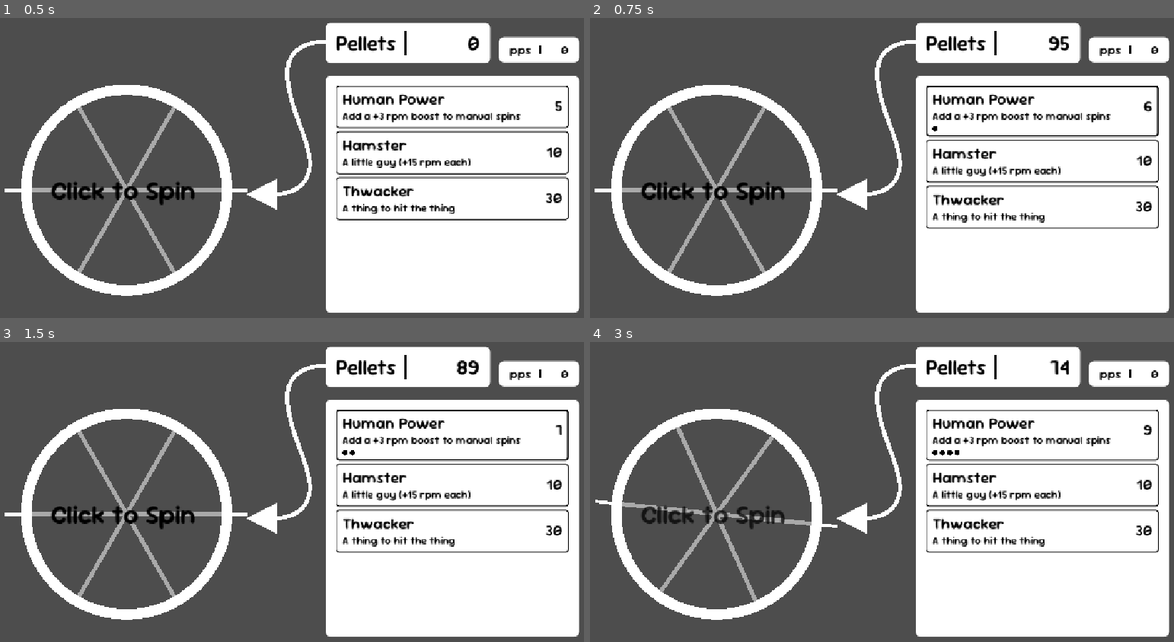
Above: before the commit, frames 1-4 (two rows, left to right).
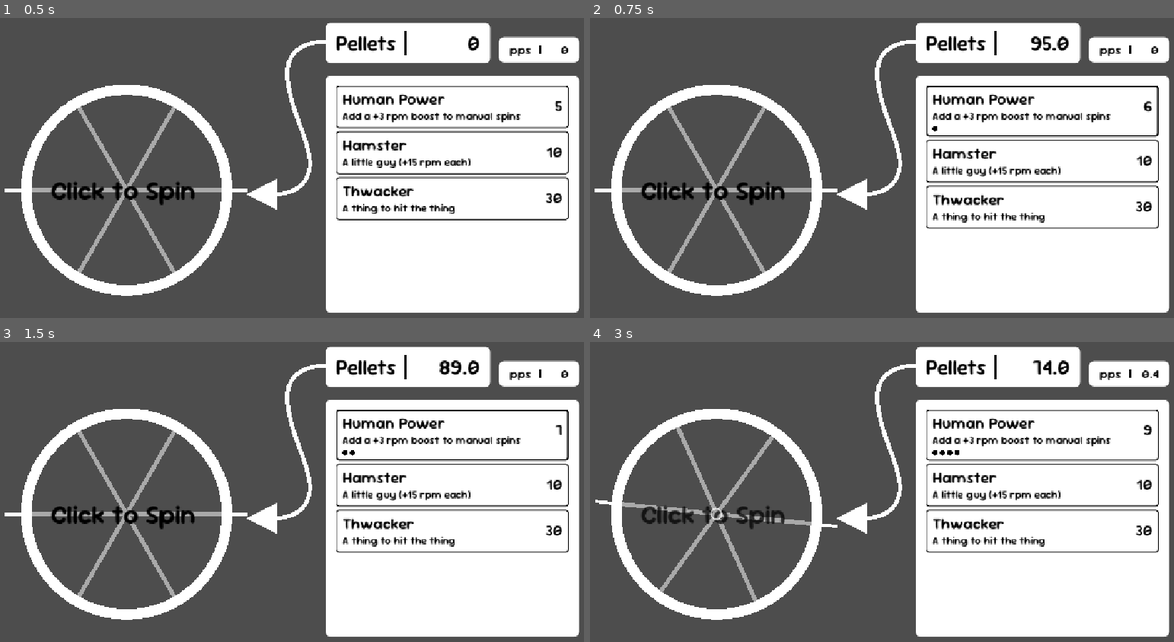
Above: after the commit, the same moments.

Repository: Raisinaut/juniper_dev_jam_2026
Game: Godot game, scene res://gameplay/world.tscn
Same seed, same stepped clock (60 frames per second), same inputs: the game is played once before the commit and once after it.
Inputs (mouse positions are in pixels of both pictures, inside the frame that each line leads up to):
- Up to frame 1 (0.5 s): no input
- Up to frame 2 (0.75 s): click (1039, 108) at 0.52 s
- Up to frame 3 (1.5 s): click (449, 435) at 1.27 s
- Up to frame 4 (3 s): click (1039, 435) at 2.02 s; tap Enter at 2.75 s; move the mouse to (718, 513) at 2.77 s; click (718, 513) at 2.92 s

Frame 1 is identical in both runs. In frame 2, 0.2% of the frame differs, in the area x 75-83%, y 6-29%; in frame 3, 0.2%; in frame 4, 0.3%, in the area x 20-98%, y 6-60%.

Commit message:
Click effect + resources can now load on exports In the future, remember to remove the .remap suffix when loading things

Diff:
--- a/godot/autoloads/attribute_manager.gd
+++ b/godot/autoloads/attribute_manager.gd
@@ -35,6 +35,7 @@
 	if dir:
 		dir.list_dir_begin()
 		for file: String in dir.get_files():
+			file = file.trim_suffix(".remap") # for export builds
 			var resource := load(dir.get_current_dir() + "/" + file)
 			contents.append(resource)
 	else:
--- /dev/null
+++ b/godot/gameplay/effects/click_effects/click_effects.gd
@@ -0,0 +1,14 @@
+extends Node2D
+
+## Effect scene should be of type Node2D.
+@export var effect : PackedScene
+
+func _input(event: InputEvent) -> void:
+	if event is InputEventMouseButton:
+		if event.is_pressed() and not event.is_echo():
+			create_effect(get_global_mouse_position())
+
+func create_effect(pos : Vector2) -> void:
+	var inst : Node2D = effect.instantiate()
+	call_deferred("add_child", inst)
+	inst.global_position = pos
--- /dev/null
+++ b/godot/gameplay/effects/click_effects/click_effects.tscn
@@ -0,0 +1,6 @@
+[gd_scene format=3 uid="uid://c1en65yujuk1q"]
+
+[ext_resource type="Script" uid="uid://b8n0rifircy1a" path="res://gameplay/effects/click_effects/click_effects.gd" id="1_fbi40"]
+
+[node name="ClickEffects" type="Node2D" unique_id=1509646332]
+script = ExtResource("1_fbi40")
--- /dev/null
+++ b/godot/gameplay/effects/click_effects/ring_effect.gd
@@ -0,0 +1,24 @@
+class_name RingEffect
+extends Node2D
+
+@export var max_radius : float = 30
+@export var width : float = 3.0
+@export var lifetime : float = 0.3
+
+var radius : float = 0 : set = set_radius
+
+func _ready() -> void:
+	_expand().finished.connect(queue_free)
+
+func _draw() -> void:
+	draw_circle(Vector2.ZERO, radius, Color.WHITE, false, width)
+
+func set_radius(val) -> void:
+	radius = val
+	modulate.a = inverse_lerp(max_radius, 0, radius)
+	queue_redraw()
+
+func _expand() -> Tween:
+	var t = create_tween().set_ease(Tween.EASE_OUT).set_trans(Tween.TRANS_SINE)
+	t.tween_method(set_radius, 0, max_radius, lifetime)
+	return t
--- /dev/null
+++ b/godot/gameplay/effects/click_effects/ring_effect.tscn
@@ -0,0 +1,6 @@
+[gd_scene format=3 uid="uid://48qx422v270l"]
+
+[ext_resource type="Script" uid="uid://cdqvjtkmqxutg" path="res://gameplay/effects/click_effects/ring_effect.gd" id="1_3hwlk"]
+
+[node name="RingEffect" type="Node2D" unique_id=1230821698]
+script = ExtResource("1_3hwlk")
--- a/godot/gameplay/ui/counter.gd
+++ b/godot/gameplay/ui/counter.gd
@@ -15,7 +15,7 @@
 	value = val
 	if hide_decimal:
 		val = int(round(val))
-	%ValueLabel.text = str(val)
+	%ValueLabel.text = str(val).pad_decimals(1)
 
 func set_label_settings(val) -> void:
 	label_settings = val
--- a/godot/gameplay/world.tscn
+++ b/godot/gameplay/world.tscn
@@ -9,6 +9,8 @@
 [ext_resource type="PackedScene" uid="uid://cw11hfws1f5t3" path="res://gameplay/ui/counter.tscn" id="6_3aytc"]
 [ext_resource type="PackedScene" uid="uid://b8t8300mivr15" path="res://gameplay/ui/upgrade_list.tscn" id="7_a7i81"]
 [ext_resource type="PackedScene" uid="uid://dajd2nsn3f3uy" path="res://gameplay/spawner/radial_spawner.tscn" id="7_rfe6v"]
+[ext_resource type="PackedScene" uid="uid://c1en65yujuk1q" path="res://gameplay/effects/click_effects/click_effects.tscn" id="10_sc5ct"]
+[ext_resource type="PackedScene" uid="uid://48qx422v270l" path="res://gameplay/effects/click_effects/ring_effect.tscn" id="11_0ohx2"]
 
 [sub_resource type="Curve2D" id="Curve2D_8ijeg"]
 _data = {
@@ -87,6 +89,7 @@
 offset_bottom = 103.0
 size_flags_vertical = 8
 title = "pps"
+hide_decimal = false
 label_settings = SubResource("LabelSettings_sc5ct")
 
 [node name="Currency" parent="." unique_id=2100069892 instance=ExtResource("6_3aytc")]
@@ -101,3 +104,6 @@
 offset_top = 128.0
 offset_right = 1120.0
 offset_bottom = 576.0
+
+[node name="ClickEffects" parent="." unique_id=1509646332 instance=ExtResource("10_sc5ct")]
+effect = ExtResource("11_0ohx2")
Not shown, added: godot/export_presets.cfg
Not shown, added: godot/gameplay/effects/click_effects/click_effects.gd.uid
Not shown, added: godot/gameplay/effects/click_effects/ring_effect.gd.uid
